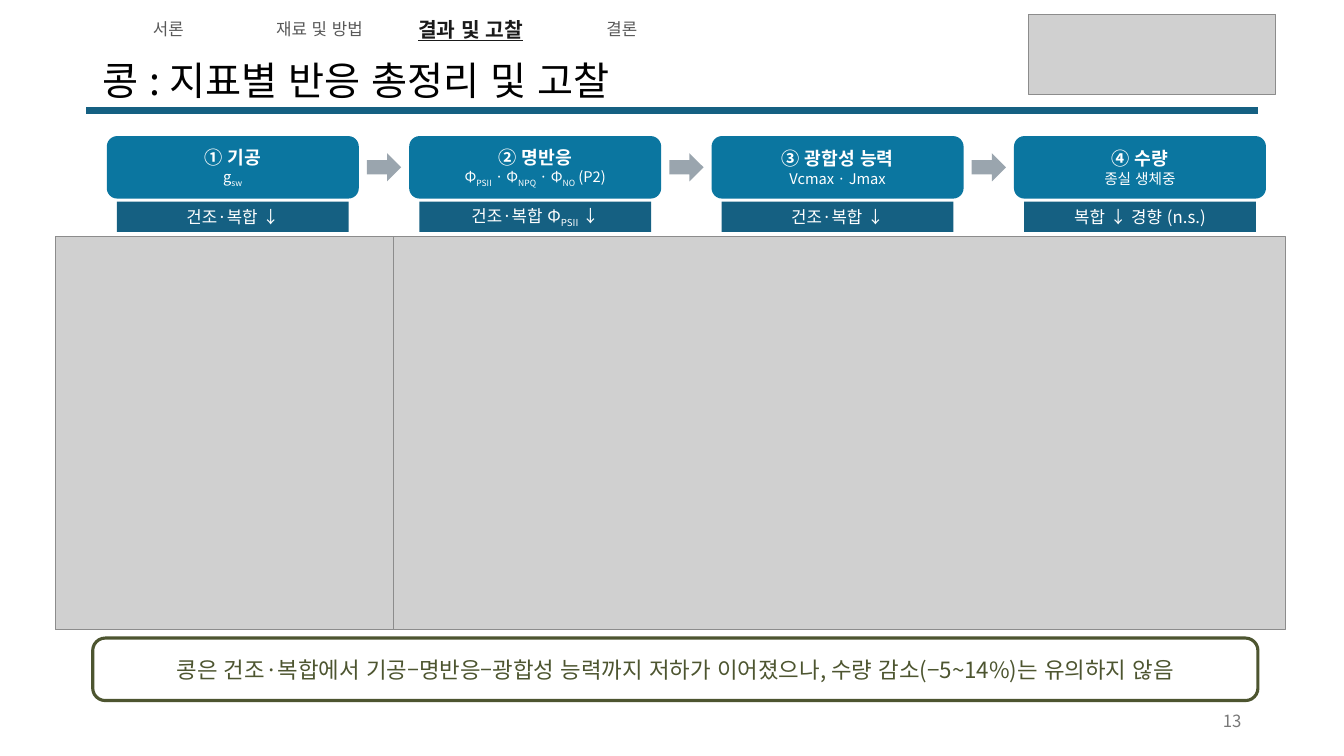
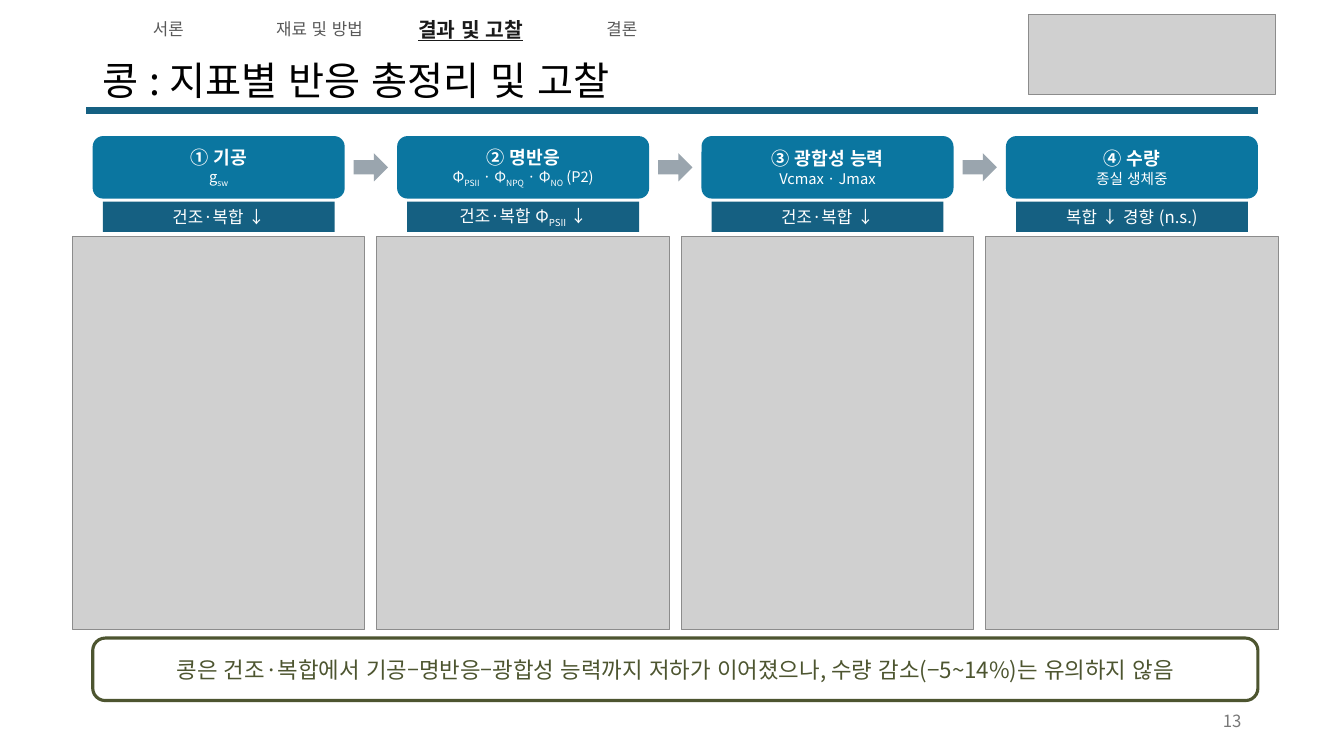
Before and after one commit to YunJM20/-, a slide deck: slide 13 of 산출물_v10이후/슬라이드/채소10_윤정민_수정.pptx. Drawn at 1344x756 pixels with LibreOffice and Linux fonts; fonts in the diff are those of the drawing; grey boxes stand for pictures. Boxes give left, top, right and bottom in pixels: in the first picture for what was removed or moved away, otherwise in the second. Text is boxed around its words. In the diff, an @@ line names an element or a change of style, - is before the commit and + after.

```diff
--- a/산출물_v10이후/슬라이드/채소10_윤정민_수정.pptx
+++ b/산출물_v10이후/슬라이드/채소10_윤정민_수정.pptx
@@ 1 rounded rectangle, 1 rectangle, 1 right arrow moved together from (x1=107, y1=136, x2=401, y2=232) to (x1=93, y1=136, x2=388, y2=232) @@
@@ 3 rounded rectangles, 3 rectangles, 2 right arrows moved together from (x1=409, y1=136, x2=1266, y2=232) to (x1=397, y1=136, x2=1258, y2=232) @@
@@ picture resized from (x1=55, y1=237, x2=393, y2=630) to (x1=73, y1=237, x2=365, y2=630) @@
@@ picture resized from (x1=55, y1=237, x2=1286, y2=630) to (x1=377, y1=237, x2=669, y2=630) @@
@@ picture added at (x1=682, y1=237, x2=974, y2=630) @@
@@ picture added at (x1=986, y1=237, x2=1278, y2=630) @@
```
Also in this commit, not shown: 1 other slide changed, 14 other files.
